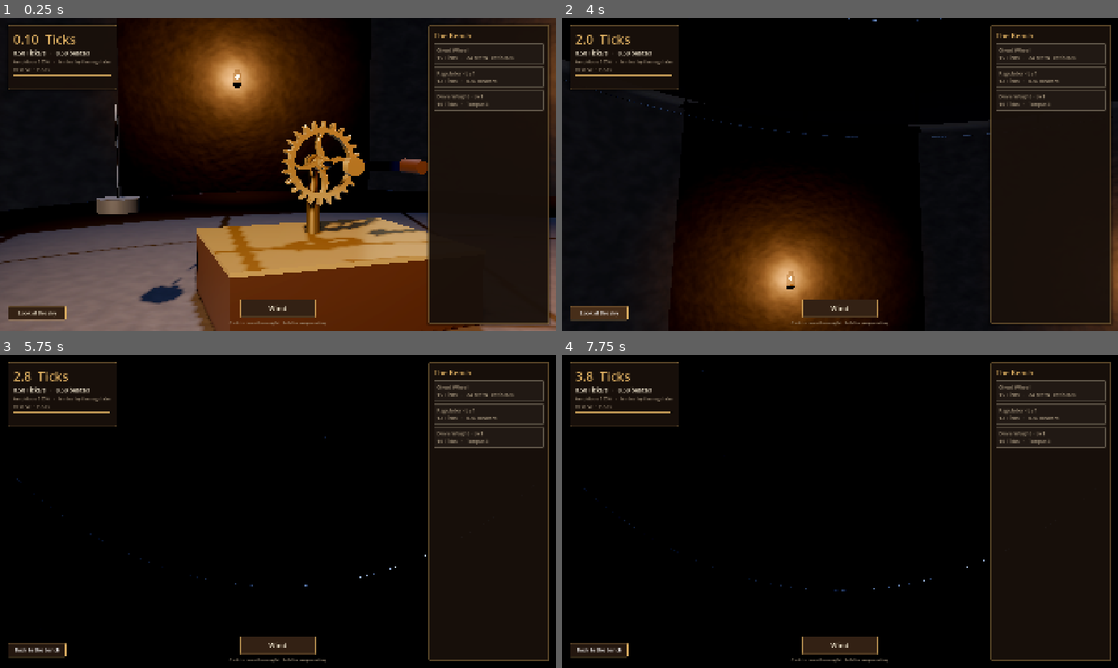
Above: before the commit, frames 1-4 (two rows, left to right).
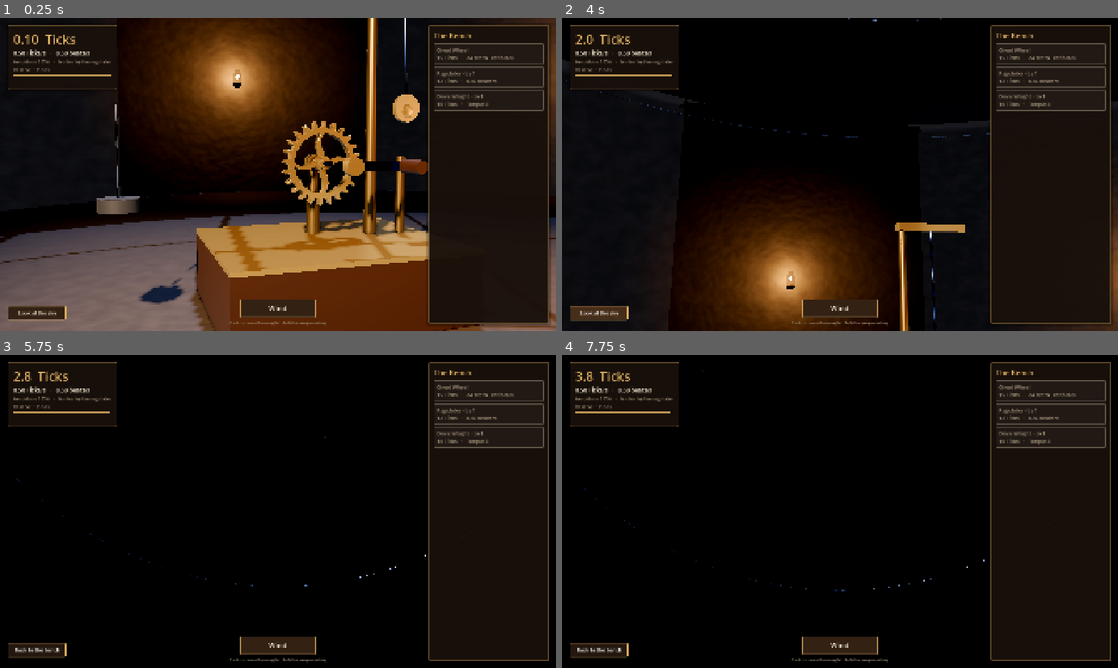
Above: after the commit, the same moments.

Repository: utrazin/claude-game
Game: Godot game, scene res://src/world/tower.tscn
The game is run twice, just before and just after one commit, with the same random seed, the same clock (stepped at 60 frames per second) and the same inputs.
Inputs (mouse positions are in pixels of both pictures, inside the frame that each line leads up to):
- Up to frame 1 (0.25 s): no input
- Up to frame 2 (4 s): click "Wind" at 0.5 s; click "Look at the sky" at 1.25 s; click "Wind" at 2 s; click "Wind" at 2.75 s; click "Back to the bench" at 3.5 s
- Up to frame 3 (5.75 s): click "Look at the sky" at 4.25 s; move the mouse to (400, 495) at 5.02 s; click (400, 495) at 5.17 s
- Up to frame 4 (7.75 s): drag from (728, 527) to (812, 574) at 5.77 s; move the mouse to (895, 442) at 6.52 s; click (895, 442) at 6.67 s; drag from (812, 574) to (673, 464) at 7.27 s

The runs differ from the first frame. In frame 1, 2.3% of the frame differs, in the area x 65-77%, y 0-77%; in frame 2, 0.9%; in frame 3, less than 0.1%; in frame 4, less than 0.1%.

Commit message:
feat: regulador com pêndulo como mostrador de ritmo e amplitude; pedido AST-UI-001
Co-Authored-By: Claude Opus 5.5 <noreply@anthropic.com>
Claude-Session: https://claude.ai/code/session_01JC2BVqEk32VJpHzPPiBupi

Diff:
--- a/game/src/world/complications.gd
+++ b/game/src/world/complications.gd
@@ -125,11 +125,12 @@
 	var k := clampf(mech.bounds().size.x / 4.2, 0.42, 1.0)
 	if dial.visible and absf(dial.scale.x - k) > 0.001 and not _tweening(dial): dial.scale = Vector3.ONE * k
 	if orrery.visible and not _tweening(orrery): orrery.scale = Vector3.ONE * clampf(k * 1.2, 0.6, 1.4)
-	dial.position = mech.position + Vector3(right - 0.1 * k, mech.axle_height + 0.95 * k, 0.35)
+	var a1: Vector3 = mech.arbors[1].position if eco.levels[1] > 0 else mech.arbors[0].position
+	dial.position = mech.position + Vector3(a1.x, mech.axle_height * 2.0 + 0.5 * k, 0.35)
 	var post := dial.get_node("Post") as MeshInstance3D
 	var ph := (dial.position.y - mech.position.y) / k
 	post.scale.y = ph; post.position.y = -ph * 0.5
-	orrery.position = mech.position + Vector3(right * 0.35, mech.axle_height + 0.25, -0.45)
+	orrery.position = mech.position + Vector3(-0.5, mech.axle_height * 1.6, -1.0)
 	# the centre wheel turns once per "hour": minute hand follows arbor 1, hour hand 1/12
 	if mech.spins.size() > 1 and eco.levels[1] > 0:
 		var a := -mech.spins[1].rotation.z
--- /dev/null
+++ b/game/src/world/regulator.gd
@@ -0,0 +1,63 @@
+class_name RegulatorView
+extends Node3D
+## The regulator at the end of the train: a brass portal with a pendulum.
+## Its swing is a diegetic gauge: rhythm = beat frequency, swing angle = amplitude,
+## rod length shortens as the regulator is upgraded (faster pendulum).
+
+var eco: Economy
+var mech: Mechanism
+var pivot: Node3D
+var rod: MeshInstance3D
+var bob: MeshInstance3D
+var _phase := 0.0
+var _len := 1.0
+var _swing := 0.0
+
+
+func setup(e: Economy, m: Mechanism) -> void:
+	eco = e; mech = m
+	var frame_m := Mats.brass_aged()
+	for sx in [-1.0, 1.0]:
+		var post := MeshInstance3D.new(); var c := CylinderMesh.new()
+		c.top_radius = 0.025; c.bottom_radius = 0.04; c.height = 1.0; c.radial_segments = 24
+		post.mesh = c; post.material_override = frame_m; post.name = "Post"; add_child(post)
+		post.set_meta("side", sx)
+	var beam := MeshInstance3D.new(); var b := BoxMesh.new(); b.size = Vector3(0.5, 0.05, 0.08)
+	beam.mesh = b; beam.material_override = Mats.brass(); beam.name = "Beam"; add_child(beam)
+	pivot = Node3D.new(); add_child(pivot)
+	rod = MeshInstance3D.new(); var rc := CylinderMesh.new(); rc.top_radius = 0.008; rc.bottom_radius = 0.008; rc.height = 1.0
+	rod.mesh = rc; rod.material_override = Mats.blued_steel(); pivot.add_child(rod)
+	bob = MeshInstance3D.new(); var bs := CylinderMesh.new(); bs.top_radius = 0.09; bs.bottom_radius = 0.09; bs.height = 0.035; bs.radial_segments = 64
+	bob.mesh = bs; bob.rotation.x = PI / 2; bob.material_override = Mats.brass(); pivot.add_child(bob)
+	var lens := MeshInstance3D.new(); var ls := SphereMesh.new(); ls.radius = 0.06; ls.height = 0.05
+	lens.mesh = ls; lens.position.z = 0.02; lens.material_override = Mats.brass(); bob.add_child(lens)
+
+
+func _process(delta: float) -> void:
+	if eco == null:
+		return
+	var f := eco.beat_freq()
+	# visual length: physical length for half-period = 1/f, clamped to a readable range
+	var target_len := clampf(9.81 / (PI * PI * maxf(f, 0.05) * maxf(f, 0.05)), 0.35, 1.5)
+	_len = lerpf(_len, target_len, 1.0 - exp(-2.0 * delta))
+	var swing_target := 0.0 if f <= 0.0 else deg_to_rad(clampf(eco.amplitude() * 7.0, 2.5, 14.0))
+	_swing = lerpf(_swing, swing_target, 1.0 - exp(-1.5 * delta))
+	var vis_f := minf(f, 3.0)                       # above ~3 beats/s show a fast shimmer instead
+	_phase += delta * vis_f * PI
+	pivot.rotation.z = sin(_phase) * _swing
+	# place the portal over the last arbor
+	var last := 0
+	for i in eco.levels.size():
+		if eco.levels[i] > 0: last = i
+	var top := mech.axle_height + _len + 0.35
+	var r_last := eco.teeth(last) * Mechanism.MODULE * 0.5
+	position = mech.position + mech.arbors[last].position + Vector3(r_last + 0.32, 0, 0.0)
+	position.y = mech.position.y
+	pivot.position = Vector3(0, top, 0)
+	rod.scale.y = _len; rod.position.y = -_len * 0.5
+	bob.position.y = -_len
+	for c in get_children():
+		if c.name.begins_with("Post"):
+			var mi := c as MeshInstance3D
+			mi.scale.y = top; mi.position = Vector3(0.22 * float(mi.get_meta("side")), top * 0.5, 0)
+	get_node("Beam").position = Vector3(0, top, 0)
--- a/game/src/world/tower.gd
+++ b/game/src/world/tower.gd
@@ -28,6 +28,7 @@
 	mech.setup(eco)
 	cam.snap()
 	comps = Complications.new(); comps.name = "Complications"; add_child(comps); comps.setup(eco, mech)
+	var reg := RegulatorView.new(); reg.name = "Regulator"; add_child(reg); reg.setup(eco, mech)
 	sky_chart = SkyChart.new(); sky_chart.name = "SkyChart"; add_child(sky_chart); sky_chart.setup(eco, Room.WALL_H)
 	get_viewport().physics_object_picking = true
 	_build_crank()
Not shown, added: game/src/world/regulator.gd.uid
Not shown, changed: docs/art/GPT-IMAGE-REQUESTS.md
Not shown, changed: docs/production/BACKLOG.md
